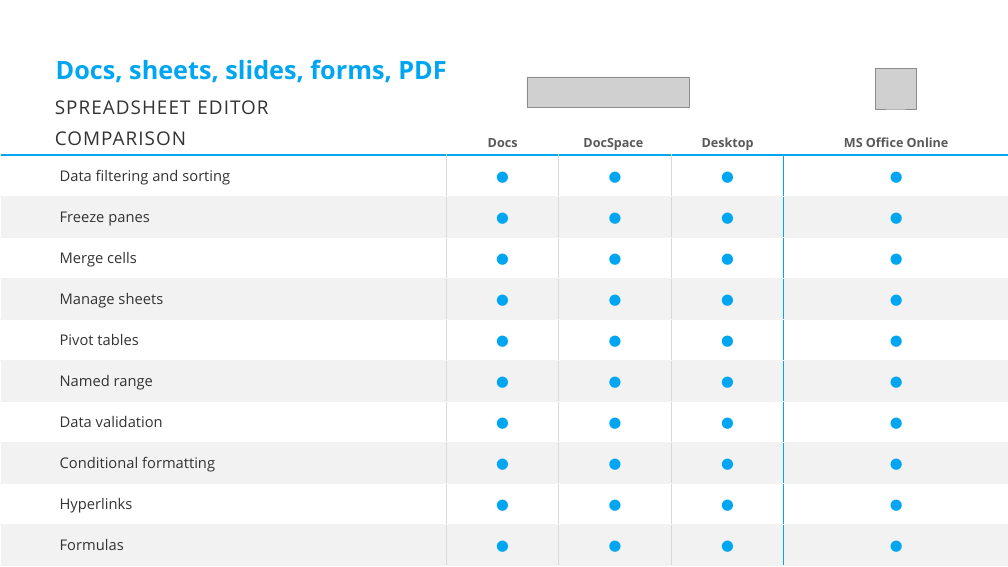
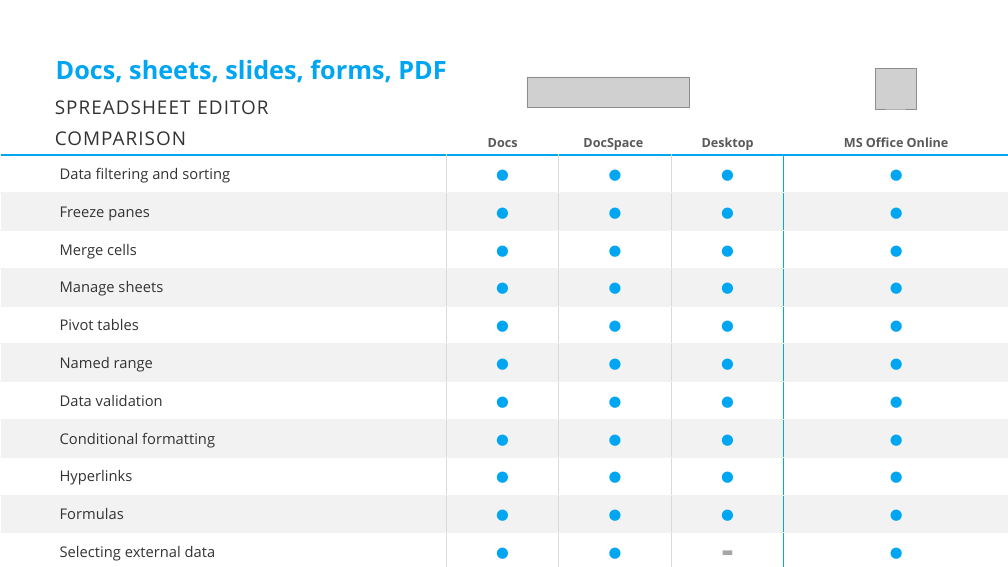
Before and after one commit to ONLYOFFICE/static.onlyoffice.com, a slide deck: slide 6 of assets/docs/samples/oo-ms-online.ppsx. Drawn at 1008x567 pixels with LibreOffice and Linux fonts; fonts in the diff are those of the drawing; grey boxes stand for pictures; background and template pictures are left out. Boxes give left, top, right and bottom in pixels: in the first picture for what was removed or moved away, otherwise in the second. Text is boxed around its words. In the diff, an @@ line names an element or a change of style, - is before the commit and + after.

```diff
--- a/assets/docs/samples/oo-ms-online.ppsx
+++ b/assets/docs/samples/oo-ms-online.ppsx
@@ table at (0,76,1008,565) @@
+row 12: Selecting external data | ● | ● | ▬ | ● | 
```
Also in this commit, not shown: 6 other slides changed, 3 other files.
